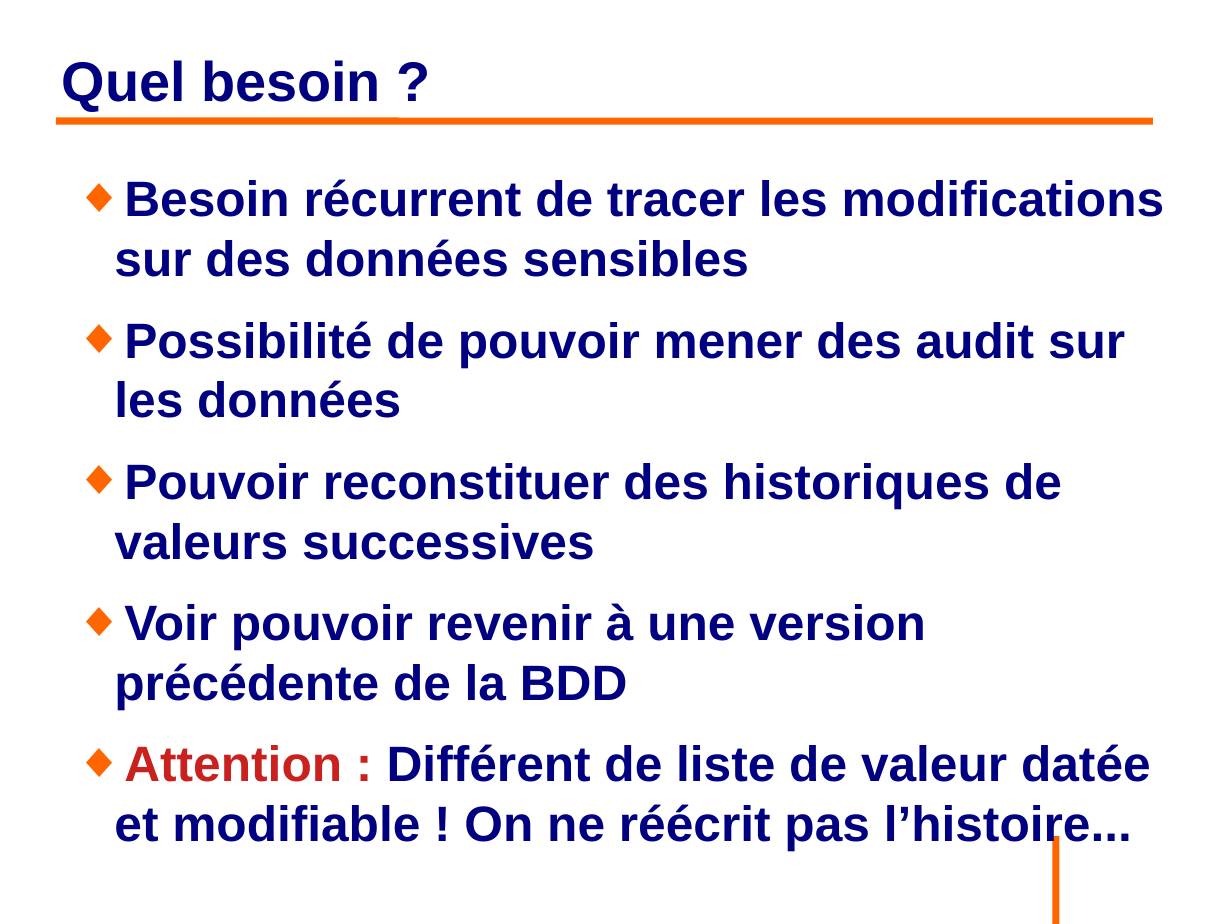
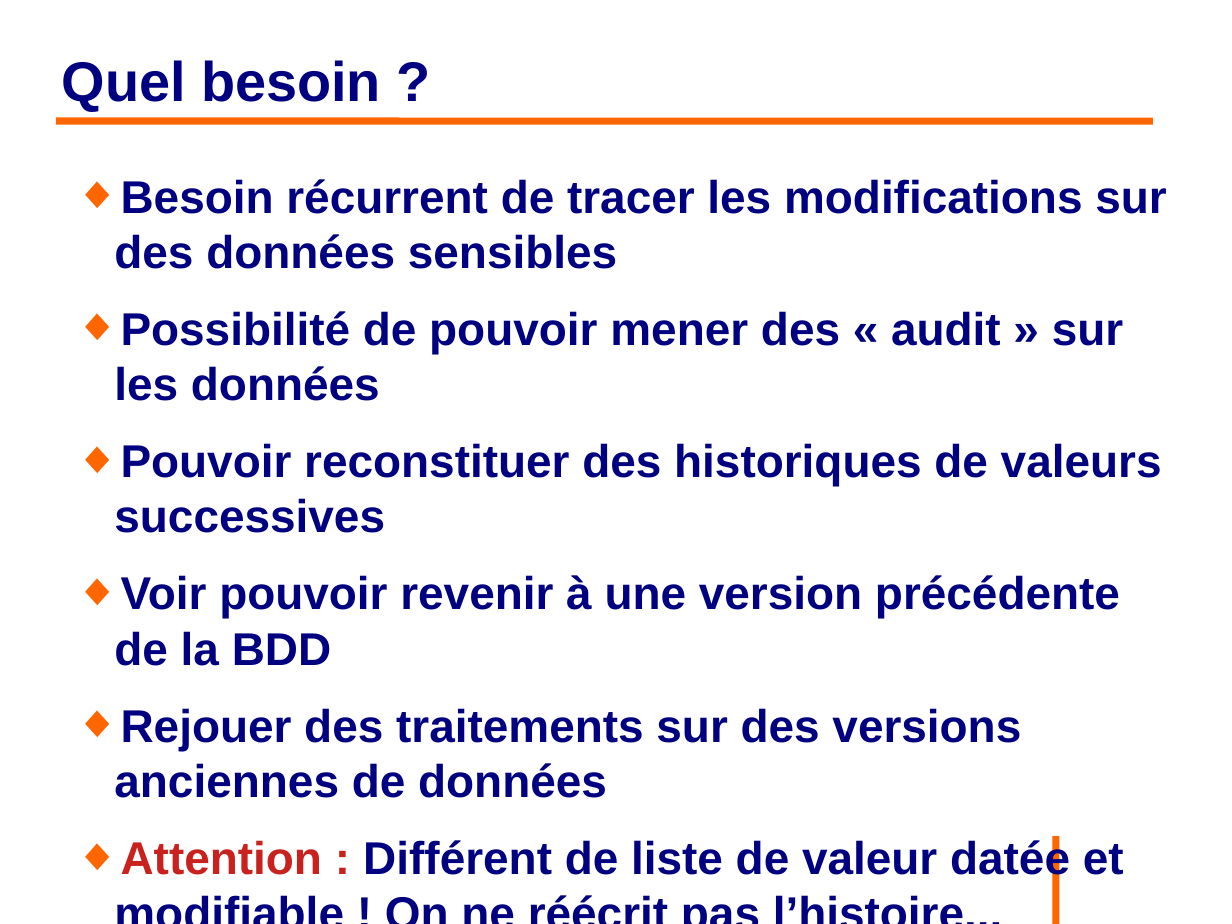
Before and after one commit to philphils/formation-hibernate-avancee, a slide deck: slide 120 of Documentation/diapo_formation_hibernate_avancee.odp. Drawn at 1232x924 pixels with LibreOffice and Linux fonts; fonts in the diff are those of the drawing; background and template pictures are left out. Boxes give left, top, right and bottom in pixels: in the first picture for what was removed or moved away, otherwise in the second. Text is boxed around its words. In the diff, an @@ line names an element or a change of style, - is before the commit and + after.

```diff
--- a/Documentation/diapo_formation_hibernate_avancee.odp
+++ b/Documentation/diapo_formation_hibernate_avancee.odp
@@ text at bbox=[114, 179, 1166, 883]: size 32 to 29.6 pt in "Besoin récurrent de tracer les modifications sur ...", "Pouvoir reconstituer des historiques de valeurs successives", "Voir pouvoir revenir à une version précédente ...", "Attention : Différent de liste de valeur ..." @@
@@ text at bbox=[114, 311, 1123, 401]: text changed; size 32 to 29.6 pt @@
-◆ Possibilité de pouvoir mener des audit sur les données
+◆ Possibilité de pouvoir mener des « audit » sur les données
@@ text at bbox=[114, 708, 1021, 798]: paragraph added @@
+◆ Rejouer des traitements sur des versions anciennes de données
```
Also in this commit, not shown: 8 other slides changed, 2 slides added.
